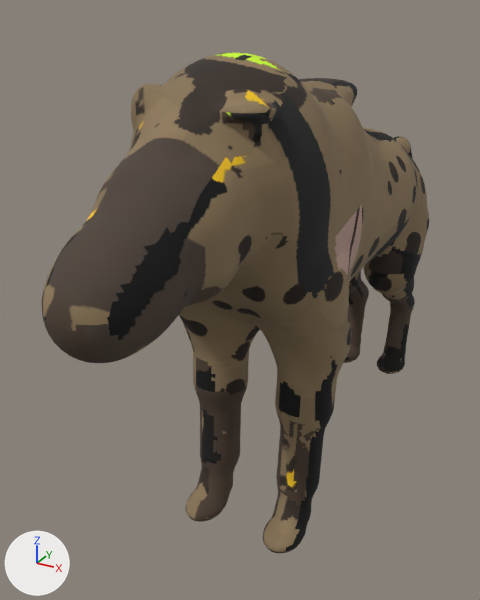
What one commit did to the glTF model reference/models/bohemia/own_body/cave_hyena.glb.
One viewpoint serves both versions: a 50 mm camera at (34.1, -91.2, 65.3) aimed at (-7.8, -15.0, 27.2). Every picture has the same lights, and +X, +Y and +Z are marked at lower left. The older version comes first. Vertices at exactly the same position are counted once.

The first picture shows 'cave_hyena'.
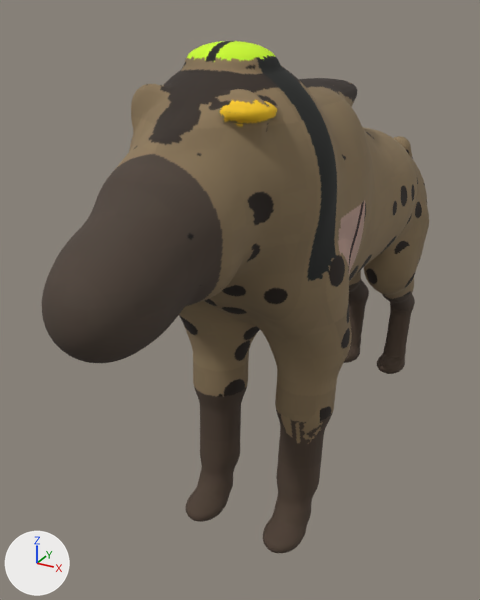
The edits, one by one:
me_cave_hyena is used by ob_cave_hyena; location (0.0, 0.0, 0.0).
me_cave_hyena had 45818 vertices, 91632 faces and spanned x -11.9..11.9, y -57.6..40.1, z -0.4..61.3.
me_cave_hyena now has 45966 vertices, 91928 faces and spans x -11.9..11.9, y -57.6..40.1, z -0.4..62.4.
me_cave_hyena part 1: 105 vertices moved from x -4.5..4.5, y -36.0..-11.3, z 56.0..61.3 to x -4.8..4.8, y -36.0..-11.3, z 56.0..62.3; 247 vertices removed from x -4.5..4.5, y -35.0..-27.1, z 59.9..61.3; 395 vertices added at x -4.8..4.7, y -35.3..-26.8, z 60.0..62.4.
me_cave_hyena part 2: 71757 kept faces spanning x -11.9..11.9, y -57.6..40.1, z -0.4..62.2 get new texture (UV) coordinates.
Other edits to the shape of me_cave_hyena do not show in these pictures.

Boxes [x1, y1, x2, y2] around the edits, measured in the pictures (480 x 600 px; the box of a moved part takes in the faces that stretch with it):
'cave_hyena', reshaped
    before: [42, 53, 429, 553]
    after: [42, 41, 429, 553]
part 1 of me_cave_hyena, moved or reshaped
    before: [181, 53, 287, 80]
    after: [181, 41, 284, 80]
part 2 of me_cave_hyena, surface changed
    before: [42, 53, 429, 553]
    after: [42, 44, 429, 553]
